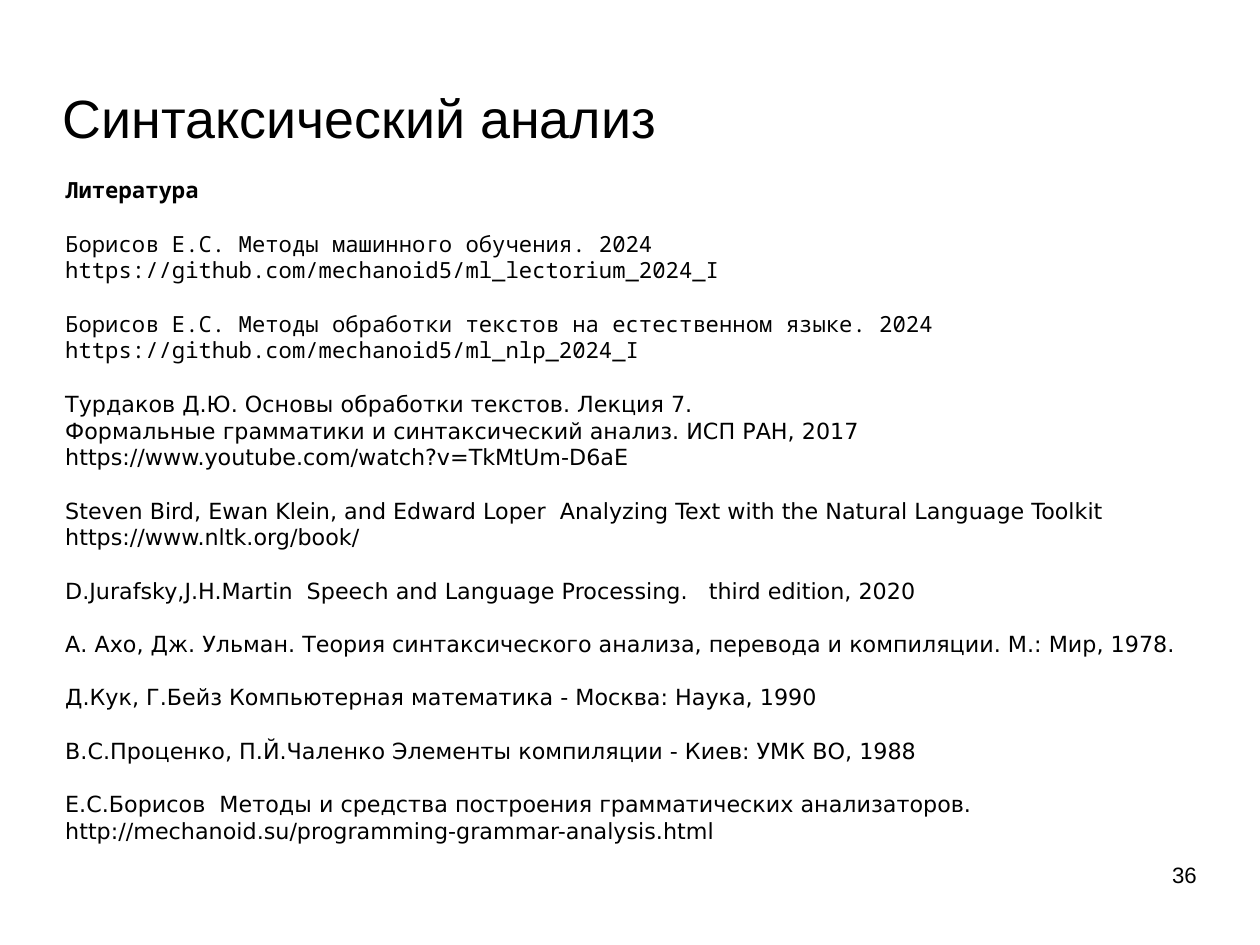
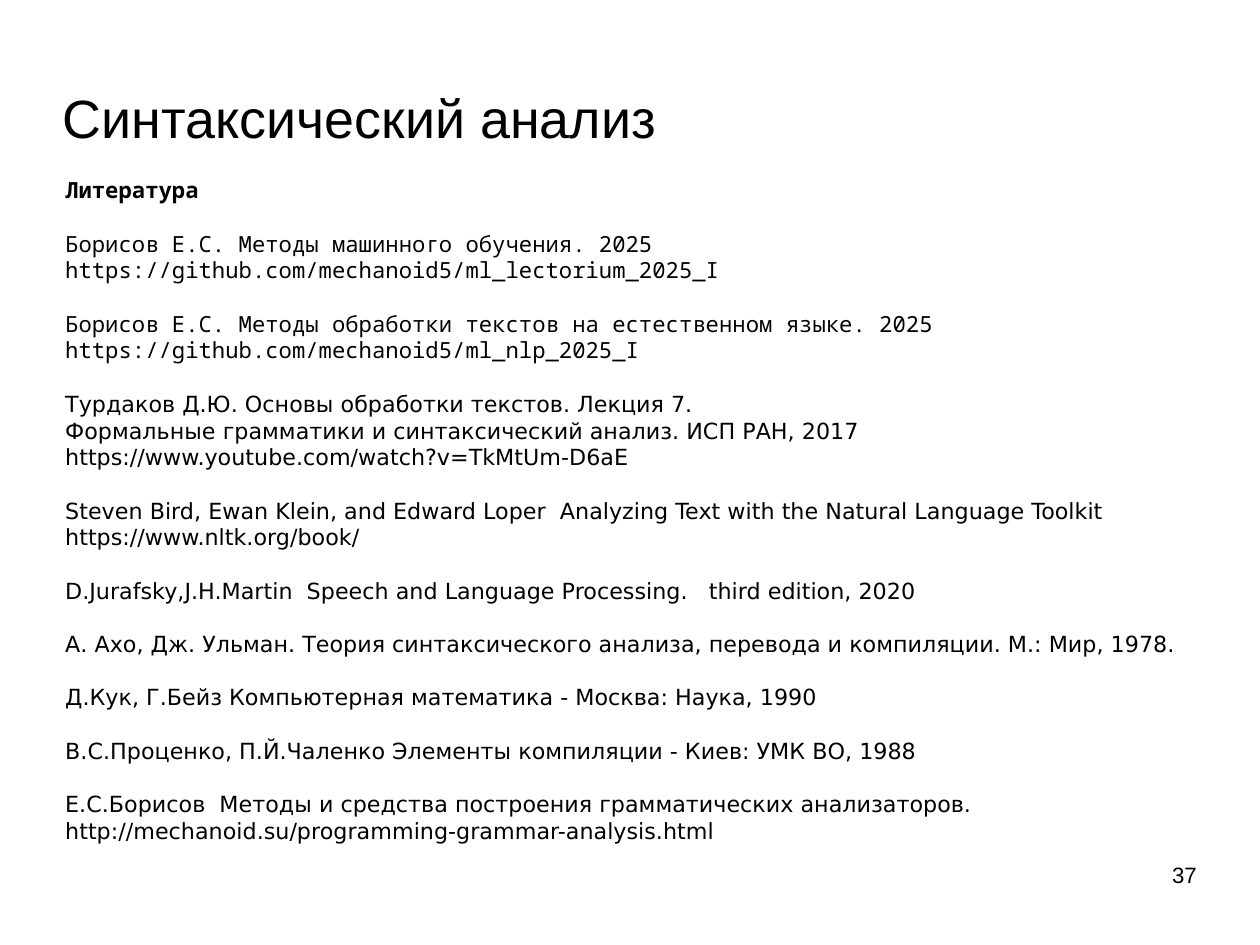
Before and after one commit to mechanoid5/ml_nlp_2025_I, a slide deck: slide 37 of 04-synt-grammar.odp (slide 36 before the commit). Drawn at 1260x945 pixels with LibreOffice and Linux fonts; fonts in the diff are those of the drawing; background and template pictures are left out. Boxes give left, top, right and bottom in pixels: in the first picture for what was removed or moved away, otherwise in the second. Text is boxed around its words. In the diff, an @@ line names an element or a change of style, - is before the commit and + after.

```diff
--- a/04-synt-grammar.odp
+++ b/04-synt-grammar.odp
@@ text at (65,235,932,364): text changed @@
-Борисов Е.С. Методы машинного обучения. 2024
-https://github.com/mechanoid5/ml_lectorium_2024_I
-Борисов Е.С. Методы обработки текстов на естественном языке. 2024
-https://github.com/mechanoid5/ml_nlp_2024_I
+Борисов Е.С. Методы машинного обучения. 2025
+https://github.com/mechanoid5/ml_lectorium_2025_I
+Борисов Е.С. Методы обработки текстов на естественном языке. 2025
+https://github.com/mechanoid5/ml_nlp_2025_I
@@ page number at (1172,867,1197,884): text changed @@
-36
+37
```
Also in this commit, not shown: 1 other slide changed, 1 slide added, 19 other files.
